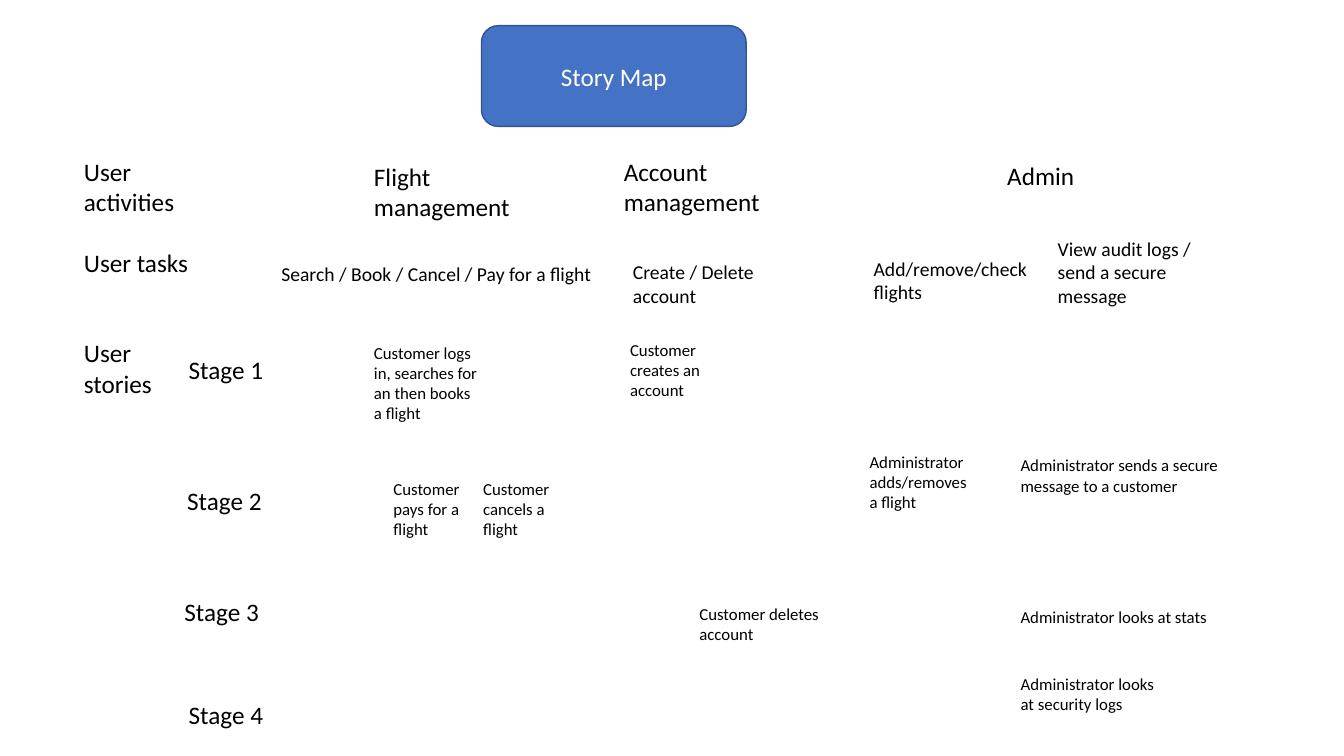
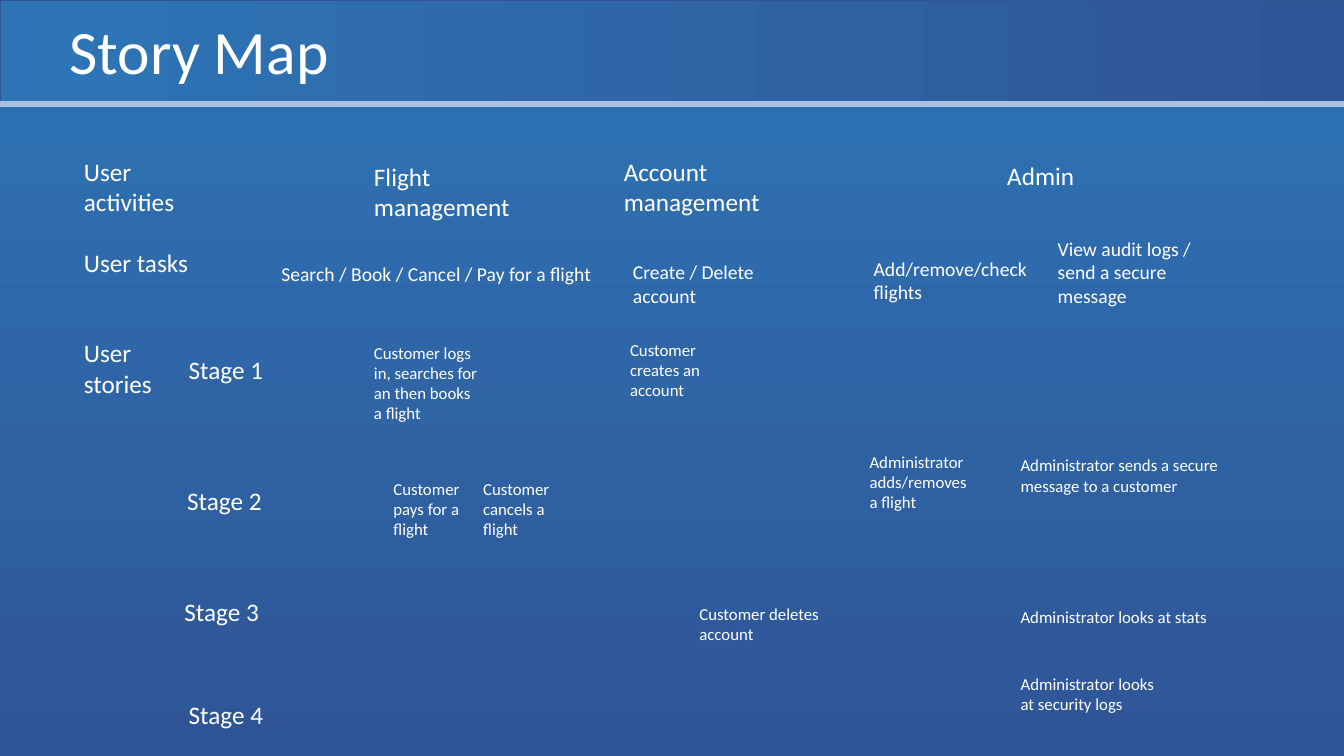
Before and after one commit to Eyo123/ISAD251REF, a slide deck: slide 4 of Presentations/PRCO204 Group Presentation.pptx (slide 3 before the commit). Drawn at 1344x756 pixels with LibreOffice and Linux fonts; fonts in the diff are those of the drawing. Boxes give left, top, right and bottom in pixels: in the first picture for what was removed or moved away, otherwise in the second. Text is boxed around its words. In the diff, an @@ line names an element or a change of style, - is before the commit and + after.

```diff
--- a/Presentations/PRCO204 Group Presentation.pptx
+++ b/Presentations/PRCO204 Group Presentation.pptx
@@ background #FFFFFF to gradient #2E75B6 to #2F5597 @@
@@ rectangle added at (0,0,1344,104), fill gradient #2E75B6 to #2F5597, outline #325491 1 pt @@
@@ title "Story Map": place and size @@
-title "Story Map" at (482,25,747,126)
+title "Story Map" at (70,34,328,84)
@@ title "Story Map" at (70,34,328,84): size 18 to 44 pt; alignment centre to left; line spacing 1 to 0.9; fill #4472C4 to none; outline #325491 1 pt to none @@
@@ line added from (0, 104) to (1344, 104), #ABC0E4 4 pt @@
@@ text colour #000000 to #FFFFFF in 21 elements at (84,165,188,393), (374,168,510,221), (281,267,591,285), (624,165,760,216), (633,265,754,303), (1007,167,1074,185), (874,262,1027,303), (1058,242,1179,307), (374,347,477,422), (870,456,967,511), (393,484,459,538), (483,484,549,538), (630,345,700,396), (1021,459,1218,495), (1021,678,1154,713), (699,608,819,640), (1021,611,1207,623), (189,362,263,384), (187,493,262,515), (184,604,259,626), (189,707,263,729) @@
```
Also in this commit, not shown: 7 other slides changed, 1 slide added.
